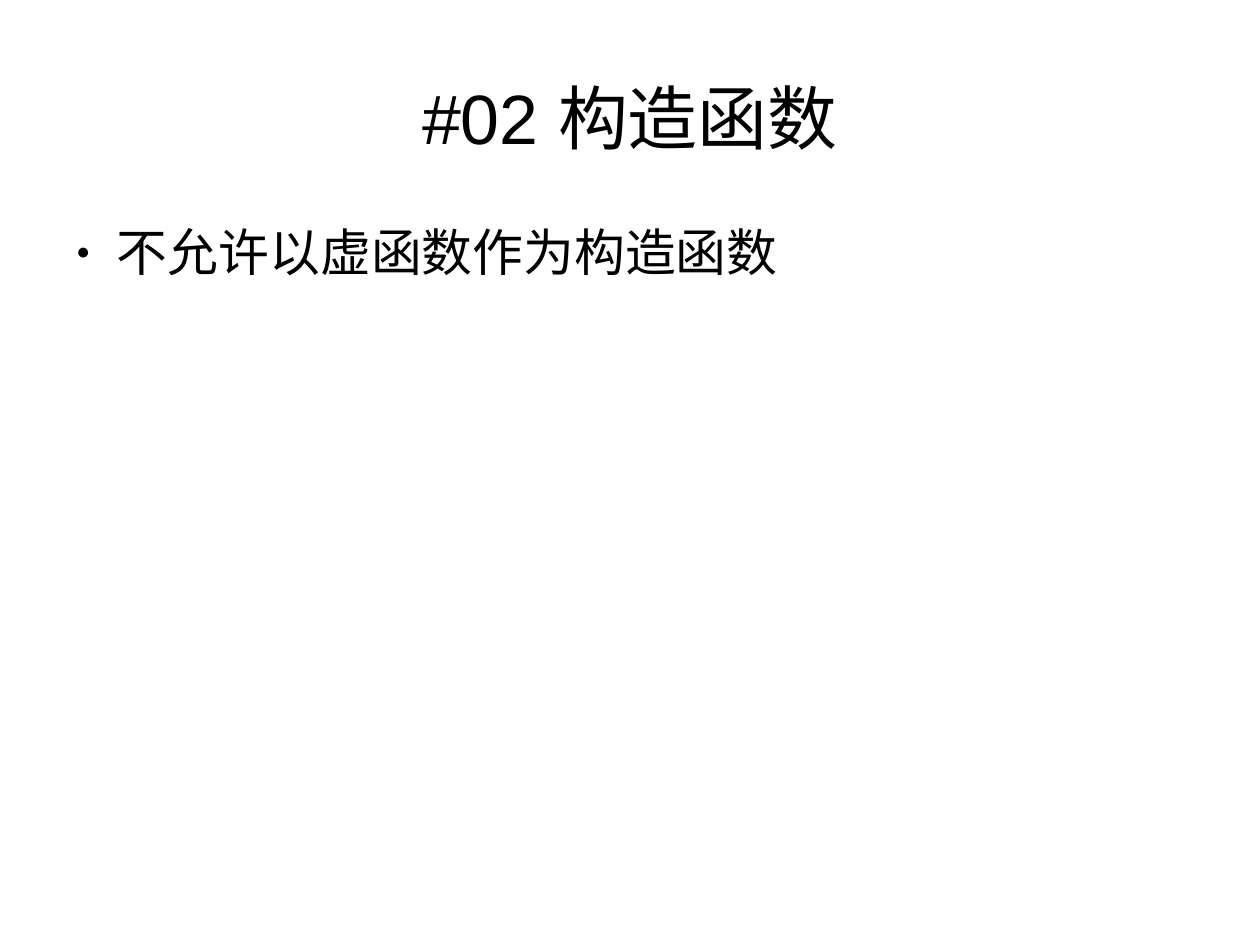
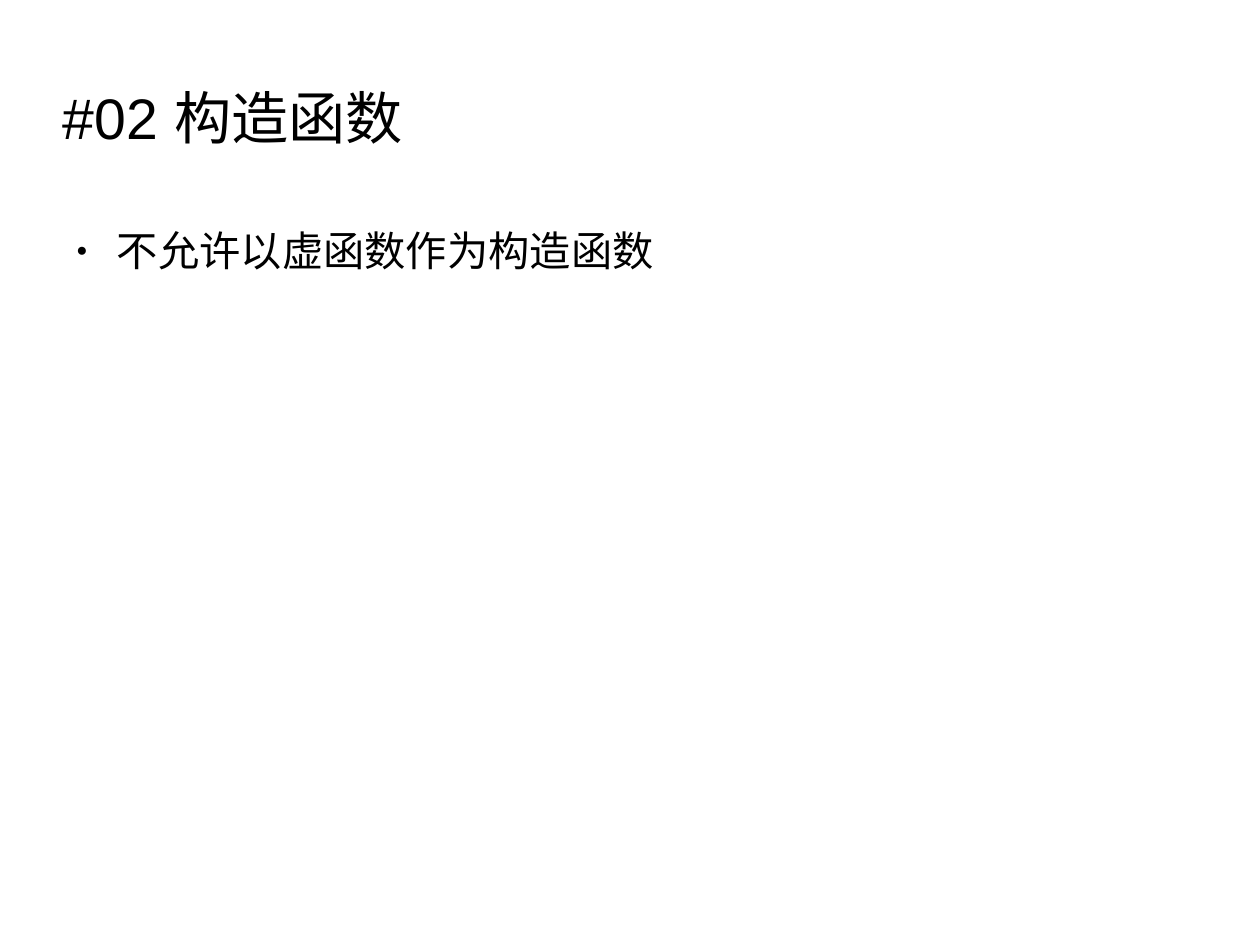
Before and after one commit to botaichang/cplus_slides, a slide deck: slide 3 of c++deep026_虚析构函数.odp. Drawn at 1260x945 pixels with LibreOffice and Linux fonts; fonts in the diff are those of the drawing; background and template pictures are left out. Boxes give left, top, right and bottom in pixels: in the first picture for what was removed or moved away, otherwise in the second. Text is boxed around its words. In the diff, an @@ line names an element or a change of style, - is before the commit and + after.

```diff
--- a/c++deep026_虚析构函数.odp
+++ b/c++deep026_虚析构函数.odp
@@ title "#02 构造函数": place and size @@
-title "#02 构造函数" at (422,85,837,150)
+title "#02 构造函数" at (63,91,403,144)
@@ title "#02 构造函数" at (63,91,403,144): size 44 to 36 pt; alignment centre to left @@
@@ text "不允许以虚函数作为构造函数" at (117,231,654,270): size 32 to 26 pt @@
```
Also in this commit, not shown: 2 other slides changed, 2 other files.
